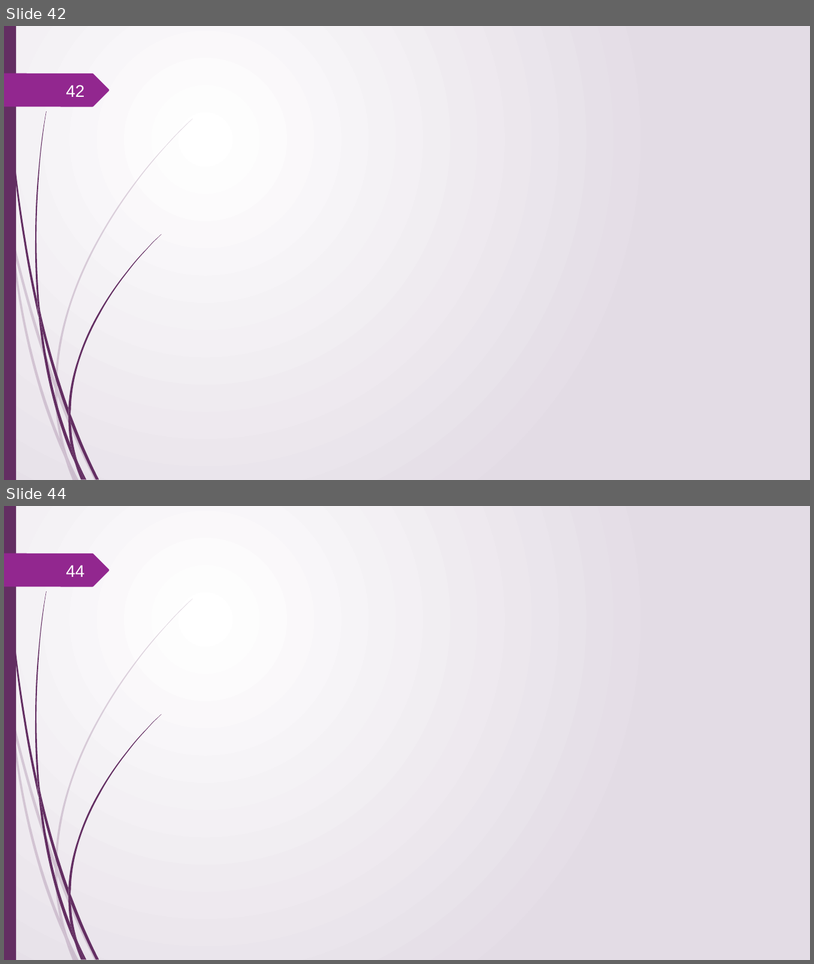
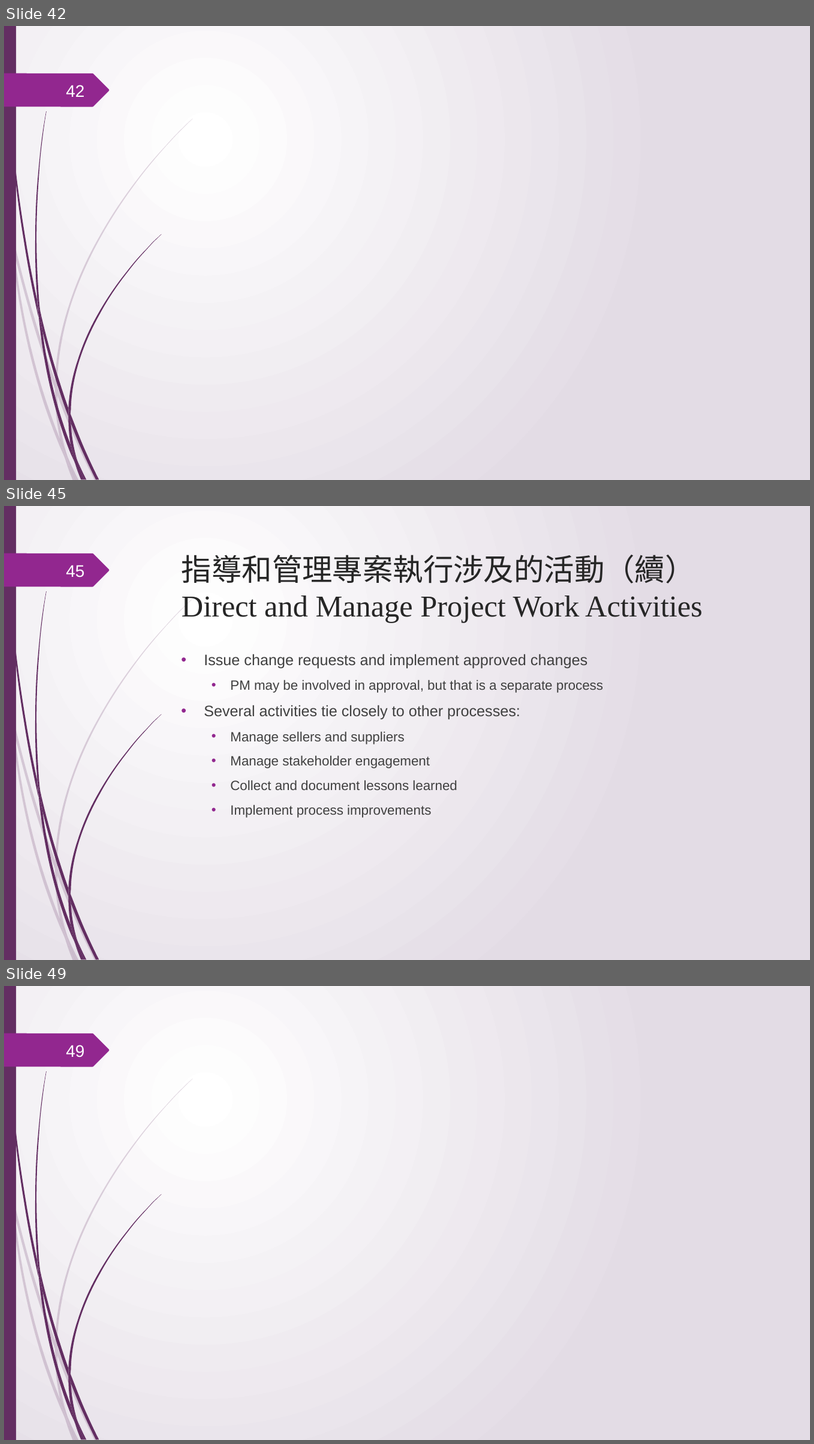
Before and after one commit to ywdeng/uscojywdeng, a slide deck: src/assets/1091/ProjectManagement/CH05/05.pptx. Shown one above the other, each under a label of ours: slides 42 and 44 before the commit, slides 42, 45 and 49 after it; the slides between them are not shown. The pictures are 814x964 and 814x1444 pixels, drawn with LibreOffice and Linux fonts; fonts in the diff are those of the drawing; background and template pictures are left out. Boxes give left, top, right and bottom in pixels: in the first picture for what was removed or moved away, otherwise in the second. Text is boxed around its words. In the diff, an @@ line names an element or a change of style, - is before the commit and + after.

```diff
--- a/src/assets/1091/ProjectManagement/CH05/05.pptx
+++ b/src/assets/1091/ProjectManagement/CH05/05.pptx
@@ slide 45 added at (x1=4, y1=506, x2=810, y2=960), background gradient #FFFFFF to #E4DDE6; not listed: 24 template elements that a slide beside it also shows @@
@@ title added at (x1=182, y1=555, x2=703, y2=623), 36 pt, text #262626 @@
+指導和管理專案執行涉及的活動（續）
+Direct and Manage Project Work Activities
@@ page number added at (x1=66, y1=565, x2=84, y2=577), 20 pt, text #FEFFFF @@
+45
@@ text added at (x1=204, y1=654, x2=603, y2=817), 16 pt, text #404040 @@
+• Issue change requests and implement approved changes
+  • PM may be involved in approval, but that is a separate process
+• Several activities tie closely to other processes:
+  • Manage sellers and suppliers
+  • Manage stakeholder engagement
+  • Collect and document lessons learned
+  • Implement process improvements
@@ what was slide 44 is now slide 49 @@
@@ page number at (x1=66, y1=1045, x2=84, y2=1057): text changed @@
-44
+49
```
Also in this commit, not shown: 7 slides changed, 6 other slides added, 3 other files.
